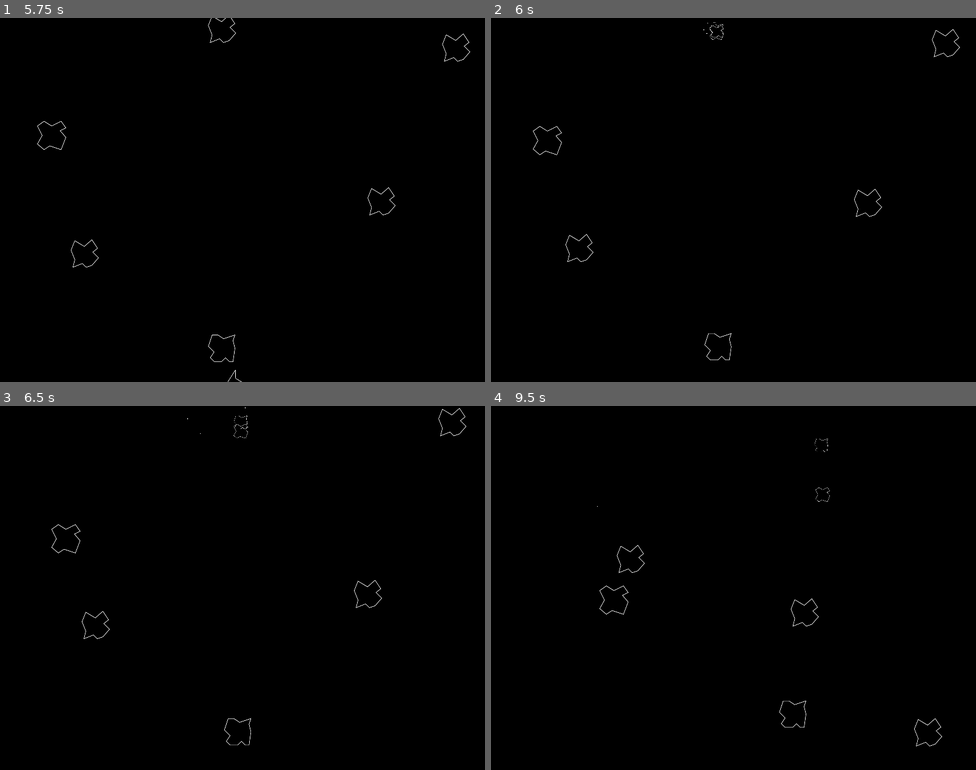
Above: before the commit, frames 1-4 (two rows, left to right).
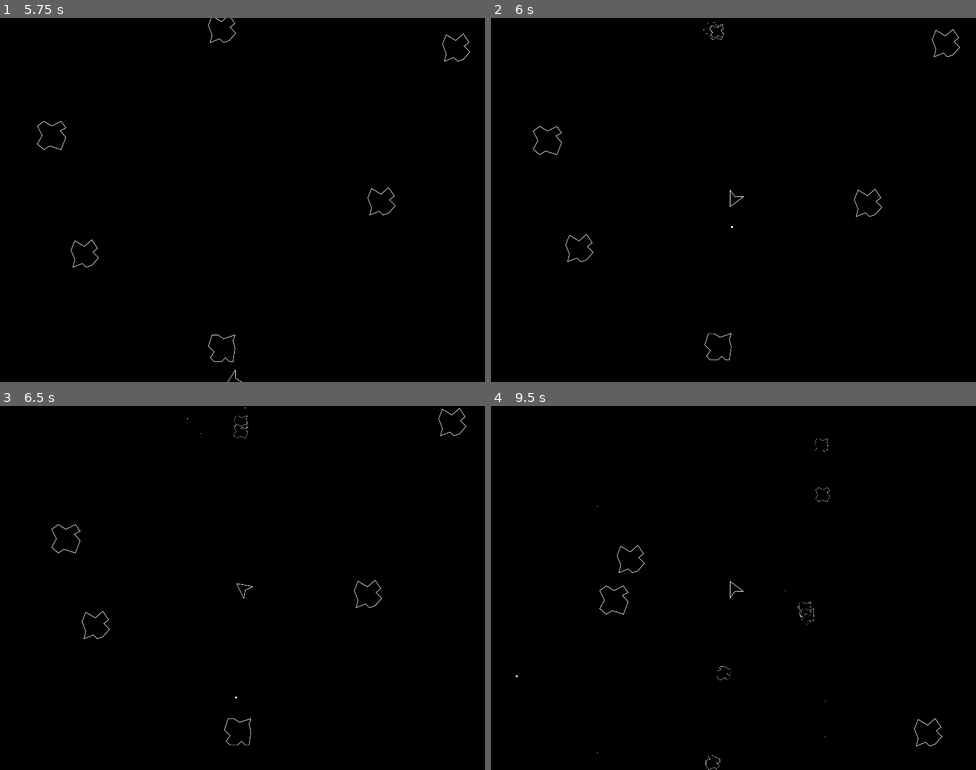
Above: after the commit, the same moments.

Repository: springcomp/asteroids_godot
Game: Godot game, scene res://scenes/main.tscn
The game is run twice, just before and just after one commit, with the same random seed, the same clock (stepped at 60 frames per second) and the same inputs.
Inputs:
- Up to frame 1 (5.75 s): hold Up (thrust) 0.53-2.03 s; tap Space (shoot) every 0.75 s from 0.6 to 5.1 s; hold Left (rotate_left) 2.03-4.28 s; hold Right (rotate_right) 4.28-5.03 s; hold Up (thrust) from 5.03 s (still down)
- Up to frame 2 (6 s): release Up (thrust) at 5.78 s; hold Right (rotate_right) from 5.78 s (still down); tap Space (shoot) at 5.85 s
- Up to frame 3 (6.5 s): keep holding Right (rotate_right)
- Up to frame 4 (9.5 s): tap Space (shoot) every 0.75 s from 6.6 to 8.85 s; release Right (rotate_right) at 8.03 s; hold Left (rotate_left) from 8.03 s (still down)

Frame 1 is identical in both runs. In frame 2, less than 0.1% of the frame differs, in the area x 49-53%, y 47-58%; in frame 3, less than 0.1%; in frame 4, 0.2%, in the area x 5-69%, y 48-100%.

Commit message:
[main] manages player lives.

Diff:
--- a/scenes/asteroid.gd
+++ b/scenes/asteroid.gd
@@ -49,6 +49,7 @@
 
 func _on_body_entered(body: CharacterBody2D):
 	if body is Player:
+		body.on_player_died.emit()
 		body.queue_free()
 		on_destroy()
 
--- /dev/null
+++ b/scenes/lives_manager.gd
@@ -0,0 +1,23 @@
+extends Node
+
+class_name LivesManager
+
+signal on_player_life_lost(lives_left: int)
+
+@export var lives: int = 3
+@export var player_scene: PackedScene = preload("res://scenes/player.tscn")
+
+@onready var player: Player = $"../Player"
+
+const player_start_position = Vector2(0, 0)
+
+func _ready():
+	player.on_player_died.connect(decrease_lives)
+
+func decrease_lives():
+	lives -= 1
+	on_player_life_lost.emit(lives)
+	if lives != 0:
+		var new_player = player_scene.instantiate() as Player
+		new_player.on_player_died.connect(decrease_lives)
+		get_tree().root.get_node("Main").add_child(new_player)
--- a/scenes/main.tscn
+++ b/scenes/main.tscn
@@ -1,7 +1,8 @@
-[gd_scene load_steps=5 format=3 uid="uid://f75re82gfbke"]
+[gd_scene load_steps=6 format=3 uid="uid://f75re82gfbke"]
 
 [ext_resource type="PackedScene" uid="uid://c2cmkexvrpviw" path="res://scenes/player.tscn" id="1_5sbtf"]
 [ext_resource type="Script" path="res://scenes/main.gd" id="1_6bqi1"]
+[ext_resource type="Script" path="res://scenes/lives_manager.gd" id="4_6nmt5"]
 [ext_resource type="PackedScene" uid="uid://coc1nm1ejvyec" path="res://scenes/asteroid_spawner.tscn" id="4_ki3ja"]
 
 [sub_resource type="Curve2D" id="Curve2D_u5cct"]
@@ -17,7 +18,6 @@
 zoom = Vector2(0.5, 0.5)
 
 [node name="Player" parent="." instance=ExtResource("1_5sbtf")]
-scale = Vector2(0.5, 0.5)
 
 [node name="AsteroidSpawner" parent="." node_paths=PackedStringArray("spawn_location") instance=ExtResource("4_ki3ja")]
 spawn_location = NodePath("../AsteroidPath/SpawnLocation")
@@ -28,3 +28,6 @@
 
 [node name="SpawnLocation" type="PathFollow2D" parent="AsteroidPath"]
 position = Vector2(-1024, -768)
+
+[node name="LivesManager" type="Node" parent="."]
+script = ExtResource("4_6nmt5")
--- a/scenes/player.tscn
+++ b/scenes/player.tscn
@@ -7,6 +7,7 @@
 [ext_resource type="PackedScene" uid="uid://fdrd1q0sijon" path="res://scenes/bullet.tscn" id="5_hqoy8"]
 
 [node name="Player" type="CharacterBody2D"]
+scale = Vector2(0.5, 0.5)
 collision_mask = 28
 script = ExtResource("1_axuow")
 metadata/_edit_group_ = true
--- a/scenes/player_movement.gd
+++ b/scenes/player_movement.gd
@@ -1,6 +1,8 @@
 extends CharacterBody2D
 
 class_name Player
+
+signal on_player_died()
 
 @export var max_speed: int = 10;
 @export var rotation_speed: float = 3.5;
